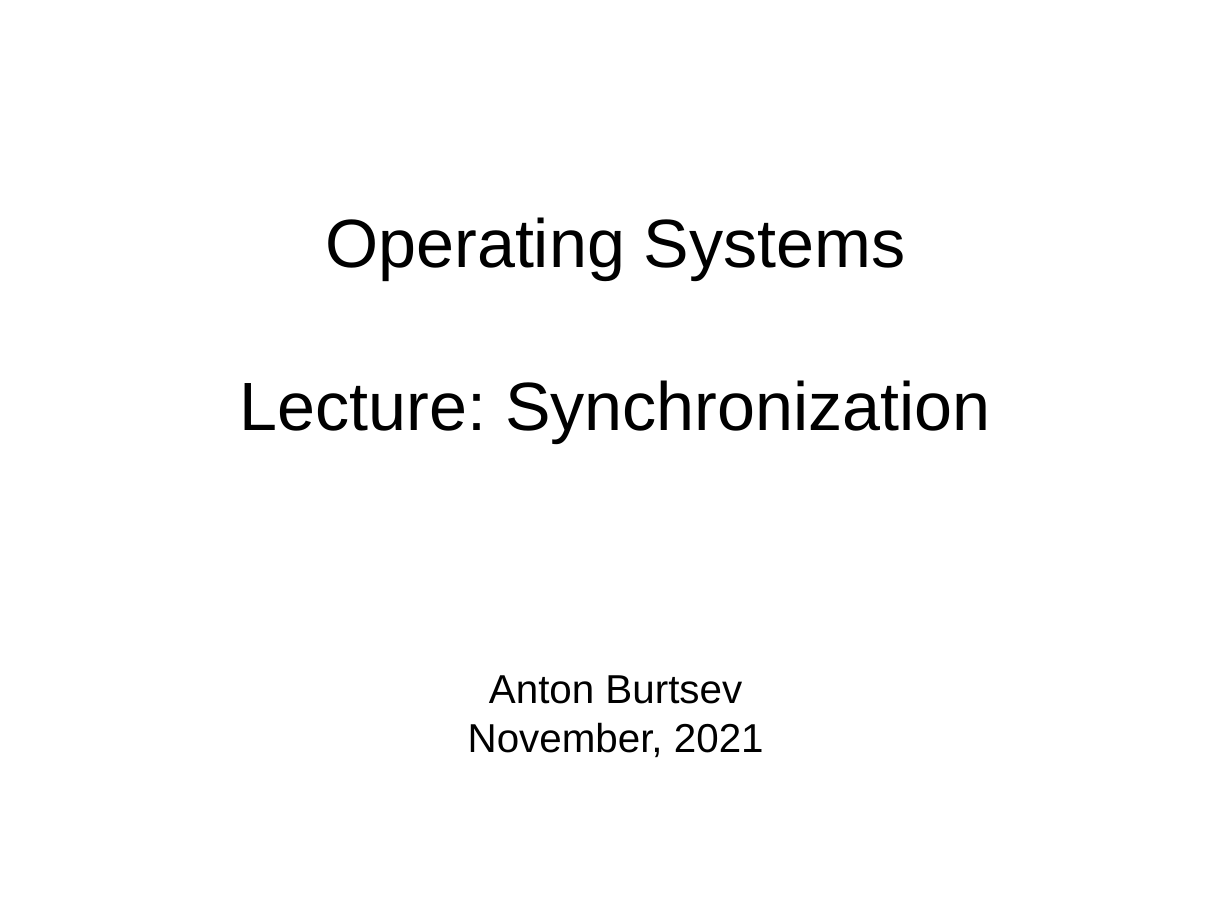
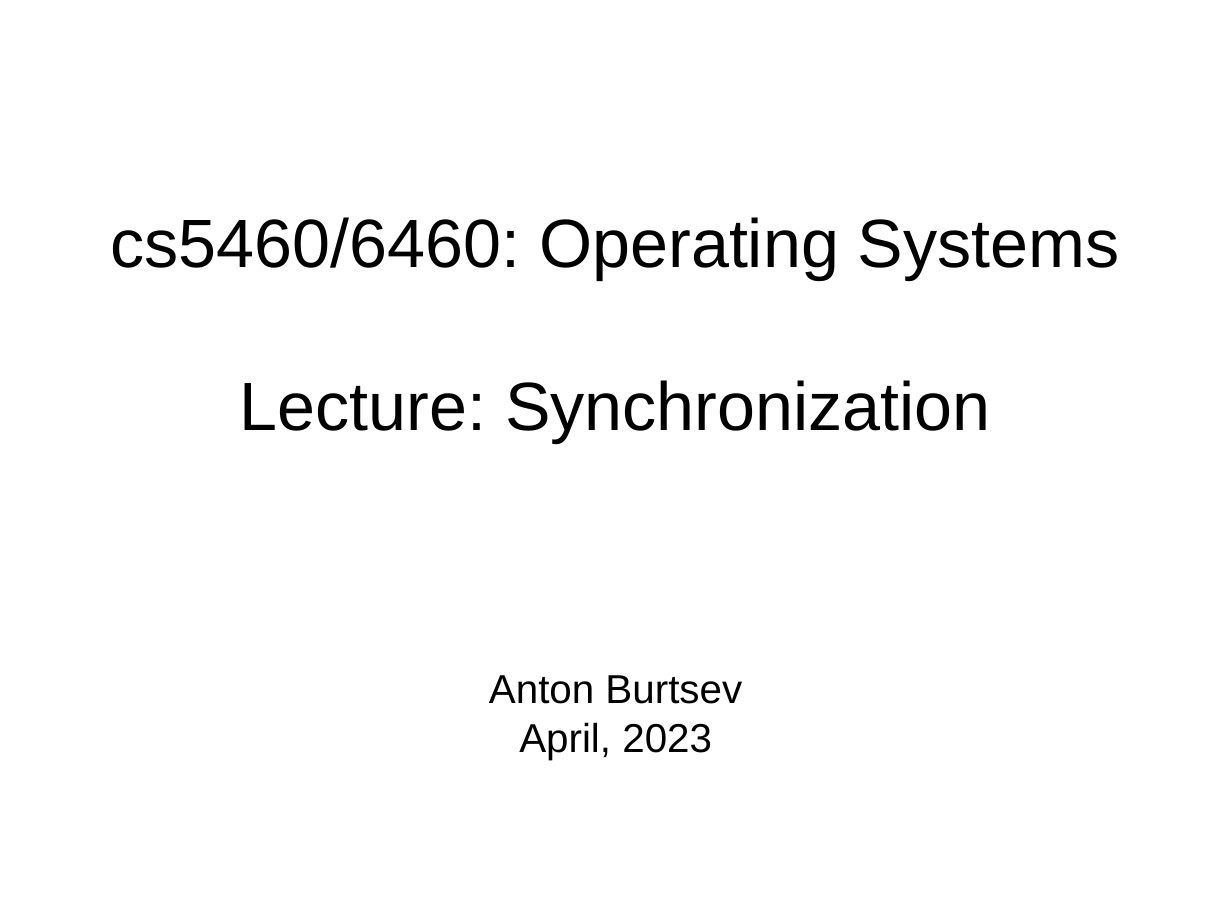
Before and after one commit to antonburtsev/cs5460, a slide deck: slide 1 of lectures/lecture12-synchronization/lecture12-synchronization.odp. Drawn at 1232x924 pixels with LibreOffice and Linux fonts; fonts in the diff are those of the drawing. Boxes give left, top, right and bottom in pixels: in the first picture for what was removed or moved away, otherwise in the second. Text is boxed around its words. In the diff, an @@ line names an element or a change of style, - is before the commit and + after.

```diff
--- a/lectures/lecture12-synchronization/lecture12-synchronization.odp
+++ b/lectures/lecture12-synchronization/lecture12-synchronization.odp
@@ title at (111,217,1120,443): text changed @@
-Operating Systems
-Lecture: Synchronization
+cs5460/6460: Operating Systems
+Lecture: Synchronization
@@ subtitle at (519,722,712,760): text changed @@
-November, 2021
+April, 2023
```
Also in this commit, not shown: 7 other files.
